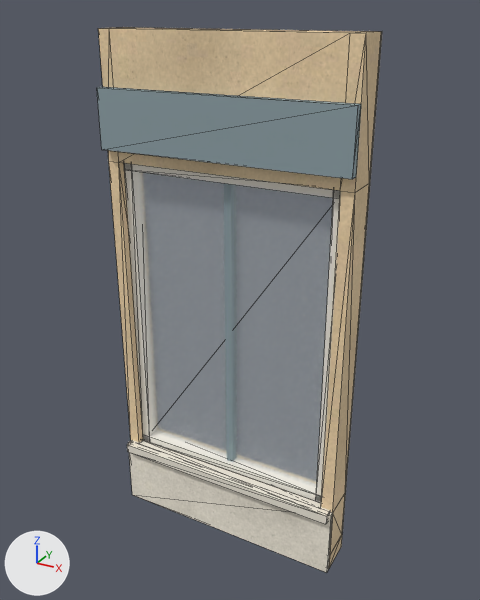
The glTF model kits/galeria/pieces/wall_shop_window.glb as it was, and as the next commit left it.
Before and after are seen from a 50 mm lens placed at (2.37, -4.02, 4.13), pointed at (0.04, 0.21, 2.01). Arrows for +X, +Y and +Z are at lower left; the lights stay in place. The older version comes first. Mesh edges are drawn as thin lines on the coarser meshes. Where no turn or scale is listed for an object, it has been applied to the vertices. Vertices at exactly the same position are counted once.

Objects in the first picture: 'wall_shop_window_fascia', 'wall_shop_window_frame', 'wall_shop_window_frame2', 'wall_shop_window_glass', 'wall_shop_window_render', 'wall_shop_window_stone', 'wall_shop_window_trim' and 1 more.
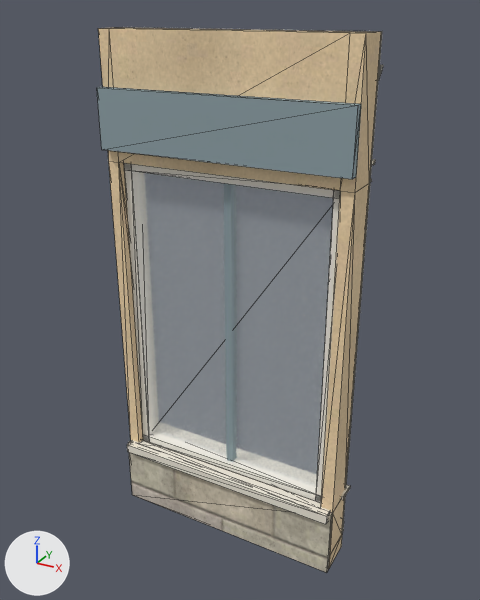
Where the newer file only moved an object's origin or applied its transform, the numbers keep the older frame.

Where the change shows, as pixel boxes (x1, y1, x2, y2) in the pictures (480 x 600 px):
```json
{"object": "wall_shop_window_render", "change": "reshaped", "before": [98, 27, 381, 568], "after": [98, 28, 381, 568]}
{"object": "wall_shop_window_stone", "change": "surface changed", "before": [129, 452, 332, 573], "after": [129, 452, 332, 573], "on screen": "darker"}
{"object": "molduras", "change": "added", "after": [341, 65, 383, 531]}
{"part": 1, "of": "me_wall_shop_window_render", "change": "reshaped", "before": [111, 27, 379, 442], "after": [111, 28, 371, 442]}
{"part": 2, "of": "me_wall_shop_window_frame", "change": "reshaped", "before": [124, 163, 340, 502], "after": [124, 163, 340, 502]}
```

Edits to the scene script, one JSON object a line:
```json
{"block": "mat_stone", "where": "n2 = _N.new('ShaderNodeTexImage'); n2.name = 'Image Texture'"}
{"op": "set", "path": "n2.image", "old": "img_image_8", "new": "img_image_0"}
{"block": "mat_stone", "where": "n5 = _N.new('ShaderNodeTexImage'); n5.name = 'Image Texture.001'"}
{"op": "set", "path": "n5.image", "old": "img_image_11", "new": "img_image_3"}
{"block": "mat_stone", "where": "n7 = _N.new('ShaderNodeTexImage'); n7.name = 'Image Texture.002'"}
{"op": "set", "path": "n7.image", "old": "img_image_9", "new": "img_image_1"}
{"block": "me_wall_shop_window_render", "where": "# used by ob_wall_shop_window_render; location = (0.0, 0.0, 0.0)"}
{"op": "remove", "block": "me_wall_shop_window_render", "code": "me_wall_shop_window_render.from_pydata(...)  # 38 vertices, 60 faces; spans x -1.0..1.0, y 0.0..0.3, z -0.15..4.0"}
{"op": "add", "block": "me_wall_shop_window_render", "code": "me_wall_shop_window_render.from_pydata(...)  # 47 vertices, 67 faces; spans x -1.0..1.0, y 0.0..0.3, z -0.15..4.0"}
{"block": "me_wall_shop_window_render", "change": "me_wall_shop_window_render part 1"}
{"block": "me_wall_shop_window_render", "change": "4 vertices are removed from x -0.9..0.9, y 0.28, z 0.45..4.0"}
{"block": "me_wall_shop_window_render", "change": "12 faces are deleted"}
{"block": "me_wall_shop_window_render", "change": "2 vertices move from x -0.9..0.9, y 0.28, z 0.45..3.05 to x -0.9..0.9, y 0.18, z 1.38..3.05"}
{"block": "me_wall_shop_window_render", "change": "6 vertices are added at (-0.26, 0.18, 0.45), (-0.26, 0.18, 3.05), (-0.26, 0.18, 4.0), (-0.9, 0.18, 1.38), (-0.96, 0.18, 4.0), (0.94, 0.18, 4.0)"}
{"block": "me_wall_shop_window_render", "change": "7 new vertices lie (0.0, 0.18, 0.0) away from vertices in x -1.0..1.0, y 0.0, z 0.45..4.0"}
{"block": "me_wall_shop_window_render", "change": "19 new faces join them"}
{"block": "me_wall_shop_window_frame", "where": "# used by ob_wall_shop_window_frame; location = (0.0, 0.0, 0.0)"}
{"op": "remove", "block": "me_wall_shop_window_frame", "code": "me_wall_shop_window_frame.from_pydata(...)  # 24 vertices, 48 faces; spans x -0.9..0.9, y 0.06..0.18, z 0.45..3.05"}
{"op": "add", "block": "me_wall_shop_window_frame", "code": "me_wall_shop_window_frame.from_pydata(...)  # 34 vertices, 60 faces; spans x -0.9..0.9, y 0.06..0.18, z 0.45..3.05"}
{"block": "me_wall_shop_window_frame", "change": "me_wall_shop_window_frame part 2"}
{"block": "me_wall_shop_window_frame", "change": "21 faces are deleted"}
{"block": "me_wall_shop_window_frame", "change": "10 vertices are added at x -0.83..0.83, y 0.06, z 0.45..3.05"}
{"block": "me_wall_shop_window_frame", "change": "33 new faces join them"}
{"op": "add", "block": "me_molduras", "code": ["me_molduras = bpy.data.meshes.new('molduras')", "me_molduras.from_pydata(...)  # 132 vertices, 228 faces; spans x -1.02..1.02, y 0.18..0.38, z 0.0..3.8", "me_molduras.materials.append(mat_trim)  # white #f2ebdd"]}
{"op": "add", "block": "ob_molduras", "code": ["ob_molduras = bpy.data.objects.new('molduras', me_molduras)", "ob_molduras.location = (0.0, 0.0, 0.0)"]}
```
